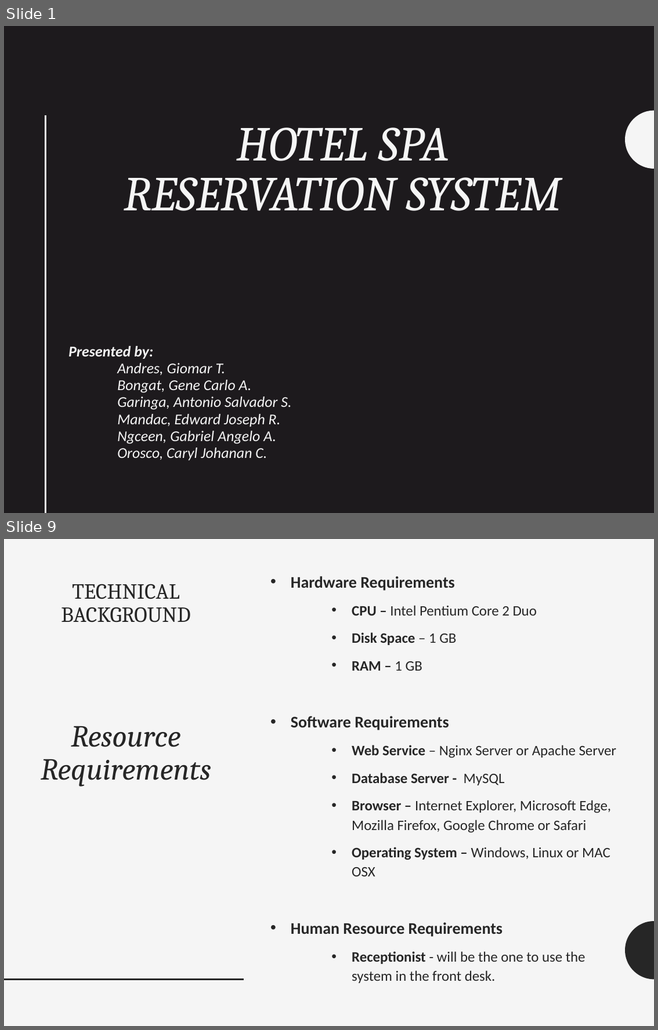
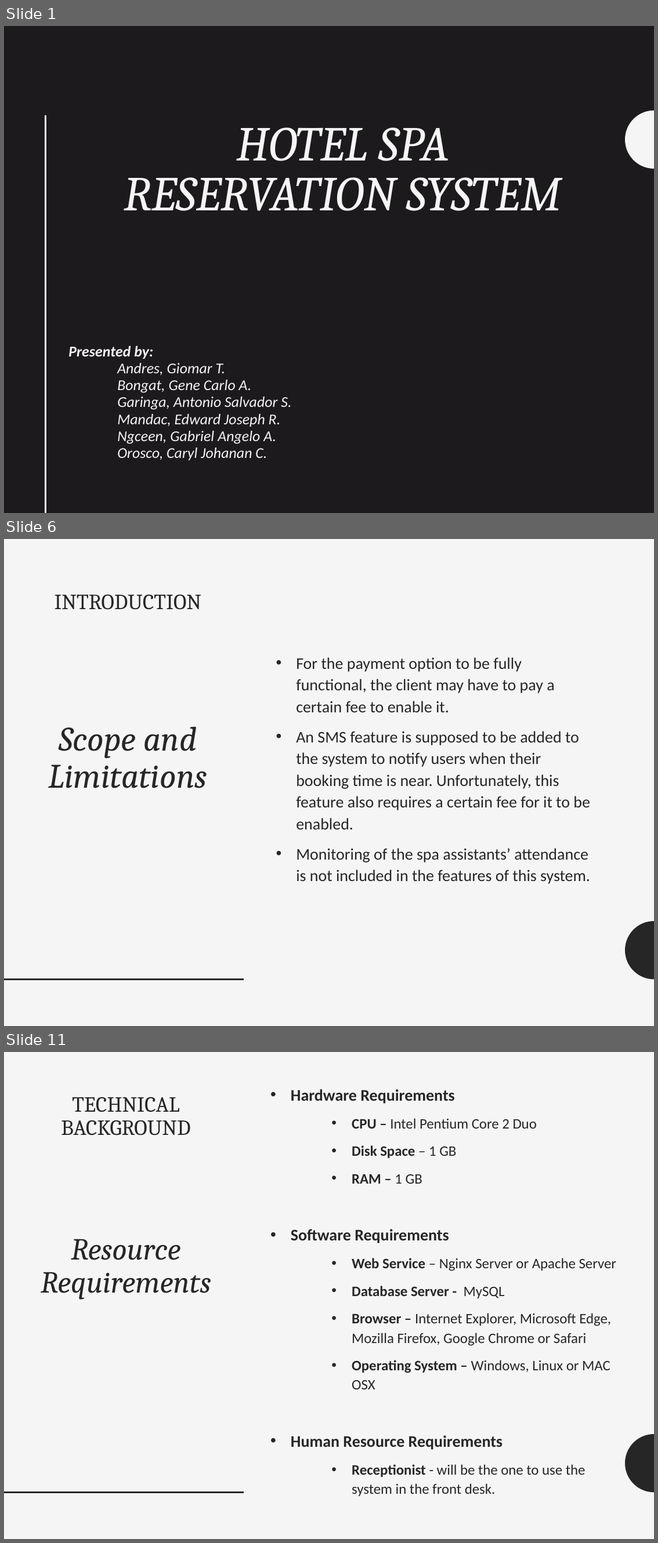
Before and after one commit to seans888/H-Spa, a slide deck: Documents/Final Document/Hotel-Spa-Reservation-System.pptx. Shown one above the other, each under a label of ours: slides 1 and 9 before the commit, slides 1, 6 and 11 after it; the slides between them are not shown. The pictures are 658x1030 and 658x1543 pixels, drawn with LibreOffice and Linux fonts; fonts in the diff are those of the drawing. Boxes give left, top, right and bottom in pixels: in the first picture for what was removed or moved away, otherwise in the second. Text is boxed around its words. In the diff, an @@ line names an element or a change of style, - is before the commit and + after.

```diff
--- a/Documents/Final Document/Hotel-Spa-Reservation-System.pptx
+++ b/Documents/Final Document/Hotel-Spa-Reservation-System.pptx
@@ slide 6 added at [4,539,654,1026], background #F5F5F5; not listed: 2 template elements that a slide beside it also shows @@
@@ title added at [49,594,207,788], 38 pt, text #262626, italic @@
+INTRODUCTION
+Scope and Limitations
@@ text added at [296,657,590,884], 18 pt, text #262626 @@
+• For the payment option to be fully functional, the client may have to pay a certain fee to enable it.
+• An SMS feature is supposed to be added to the system to notify users when their booking time is near. Unfortunately, this feature also requires a certain fee for it to be enabled.
+• Monitoring of the spa assistants’ attendance is not included in the features of this system.
@@ what was slide 9 is now slide 11 @@
```
Also in this commit, not shown: 8 slides changed, 1 other slide added, 2 other files.
